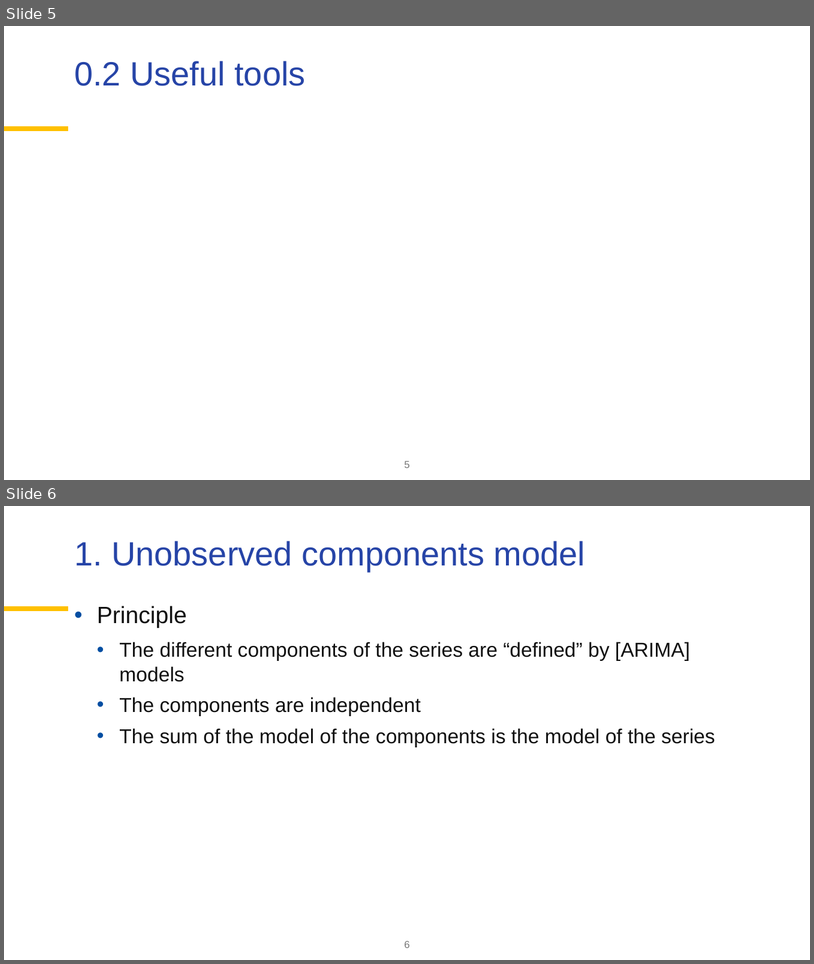
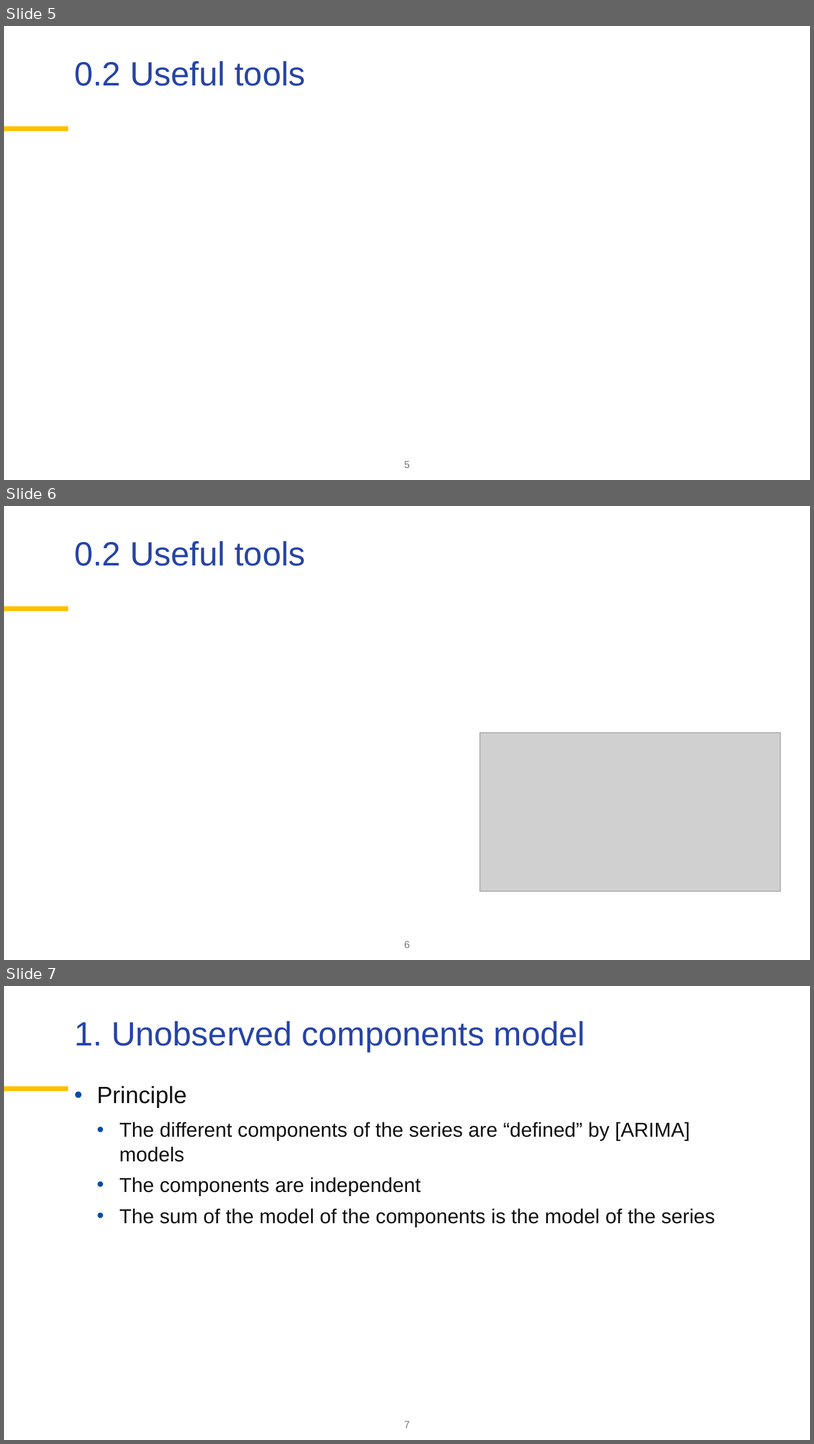
Before and after one commit to palatej/ESTP2026, a slide deck: 3.2 SEATS.pptx. Shown one above the other, each under a label of ours: slides 5 and 6 before the commit, slides 5, 6 and 7 after it. The pictures are 814x964 and 814x1444 pixels, drawn with LibreOffice and Linux fonts; fonts in the diff are those of the drawing; grey boxes stand for pictures; background and template pictures are left out. Boxes give left, top, right and bottom in pixels: in the first picture for what was removed or moved away, otherwise in the second. Text is boxed around its words. In the diff, an @@ line names an element or a change of style, - is before the commit and + after.

```diff
--- a/3.2 SEATS.pptx
+++ b/3.2 SEATS.pptx
@@ slide 6 added at <box>4,506,810,960</box>, background #FFFFFF; not listed: 1 template element that a slide beside it also shows @@
@@ title added at <box>74,541,305,566</box>, 40 pt, text #2644A7 @@
+0.2 Useful tools
@@ picture added at <box>480,733,782,891</box> @@
@@ page number added at <box>404,940,410,948</box>, 12 pt, text #767676 @@
+6
@@ what was slide 6 is now slide 7 @@
@@ page number at <box>404,1420,410,1428</box>: text changed @@
-6
+7
```
Also in this commit, not shown: 10 slides changed, 6 slides removed, 3 other files.
